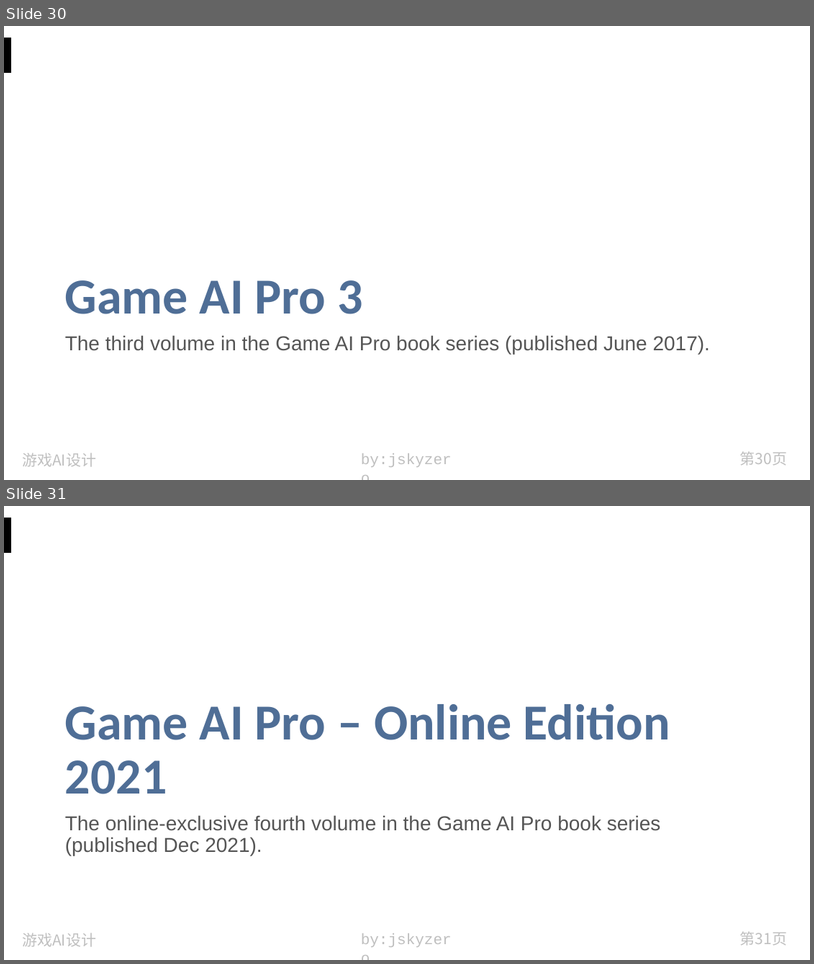
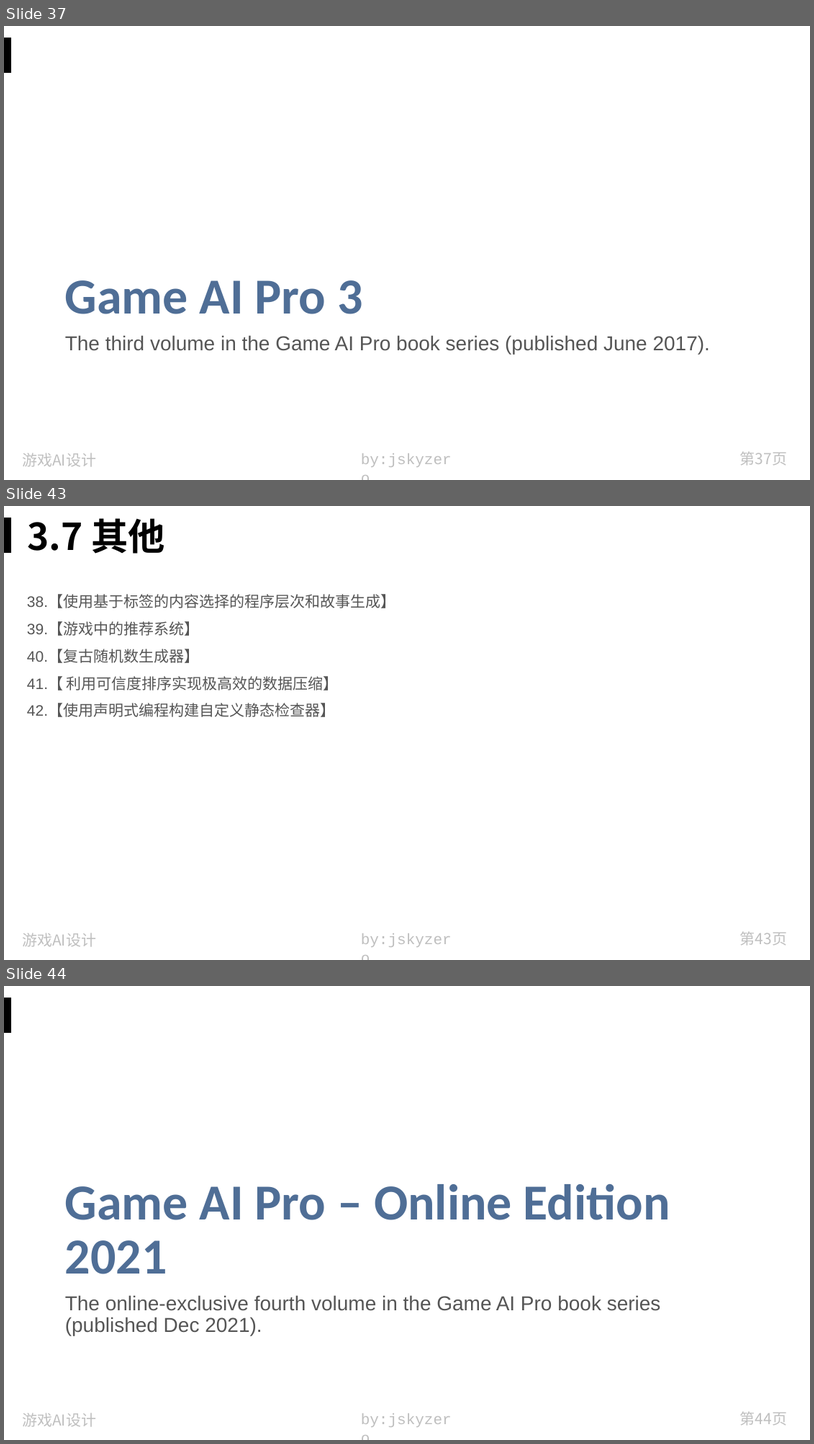
Before and after one commit to jskyzero/design.jskyzero.com, a slide deck: assets/img/skill/GameAIPro/Game AI Pro.pptx. Shown one above the other, each under a label of ours: slides 30 and 31 before the commit, slides 37, 43 and 44 after it; the slides between them are not shown. The pictures are 814x964 and 814x1444 pixels, drawn with LibreOffice and Linux fonts; fonts in the diff are those of the drawing. Boxes give left, top, right and bottom in pixels: in the first picture for what was removed or moved away, otherwise in the second. Text is boxed around its words. In the diff, an @@ line names an element or a change of style, - is before the commit and + after.

```diff
--- a/assets/img/skill/GameAIPro/Game AI Pro.pptx
+++ b/assets/img/skill/GameAIPro/Game AI Pro.pptx
@@ slide 43 added at <box>4,506,810,960</box>, background #FFFFFF; not listed: 4 template elements that a slide beside it also shows @@
@@ title added at <box>27,518,165,554</box>, 44 pt, text #000000, bold @@
+3.7 其他
@@ text added at <box>27,595,396,717</box>, 18 pt, text #555555 @@
+38.【使用基于标签的内容选择的程序层次和故事生成】
+39.【游戏中的推荐系统】
+40.【复古随机数生成器】
+41.【 利用可信度排序实现极高效的数据压缩】
+42.【使用声明式编程构建自定义静态检查器】
@@ what was slide 30 is now slide 37 @@
@@ page number at <box>741,452,787,465</box>: text changed @@
-第30页
+第37页
@@ what was slide 31 is now slide 44 @@
@@ page number at <box>741,1412,787,1425</box>: text changed @@
-第31页
+第44页
```
Also in this commit, not shown: 7 slides changed, 13 other slides added, 1 slide removed, 32 other files.
